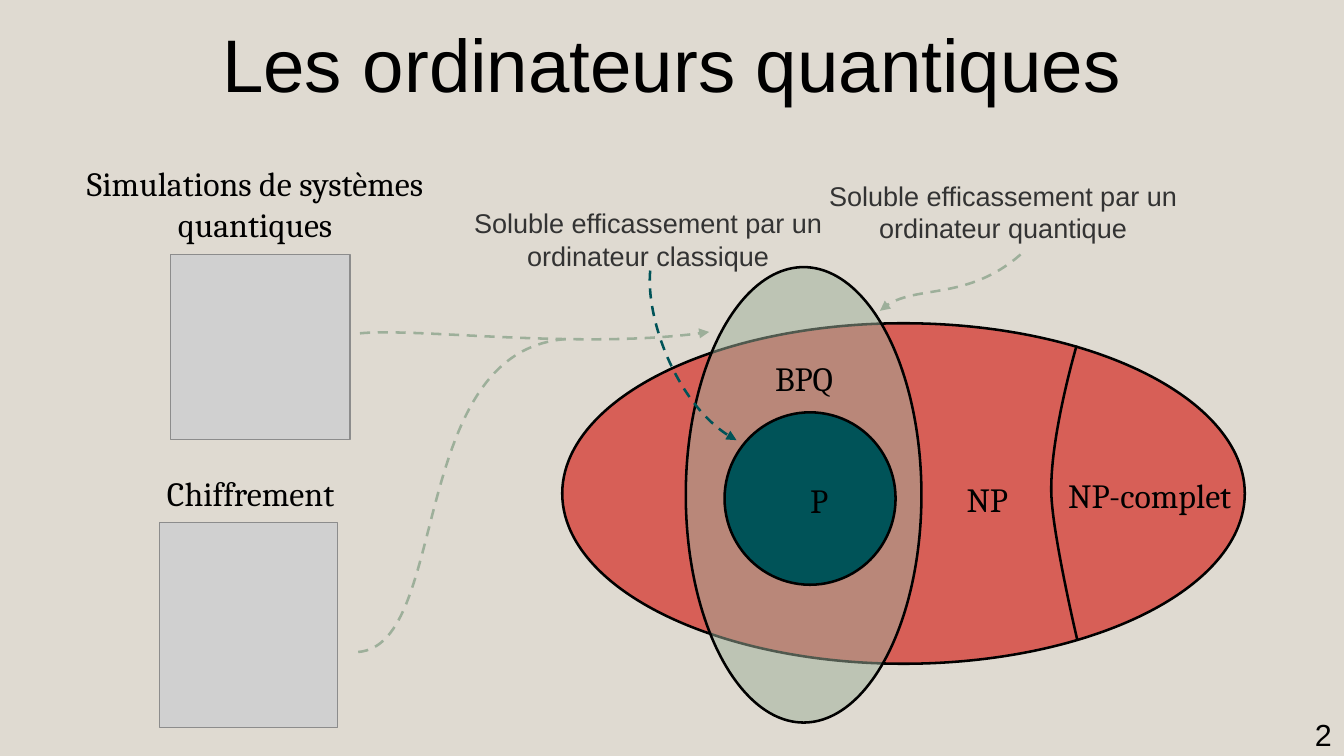
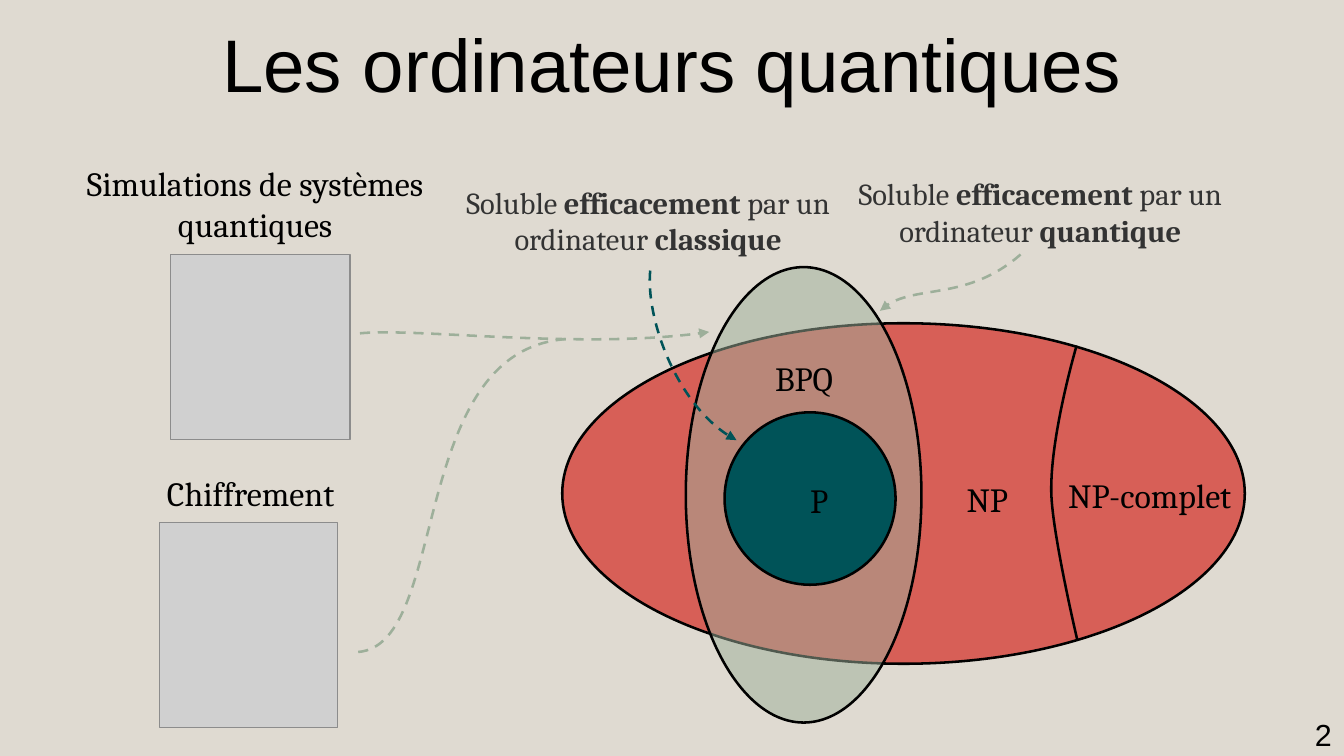
Before and after one commit to AmdaU/presentations, a slide deck: slide 2 of Seminaire/Seminaire.odp. Drawn at 1344x756 pixels with LibreOffice and Linux fonts; fonts in the diff are those of the drawing; grey boxes stand for pictures. Boxes give left, top, right and bottom in pixels: in the first picture for what was removed or moved away, otherwise in the second. Text is boxed around its words. In the diff, an @@ line names an element or a change of style, - is before the commit and + after.

```diff
--- a/Seminaire/Seminaire.odp
+++ b/Seminaire/Seminaire.odp
@@ title at box(466, 192, 830, 257): text changed; size 16 to 18 pt; font Arial to Cambria @@
-Soluble efficassement par un ordinateur classique
+Soluble efficacement par un ordinateur classique
@@ title at box(859, 183, 1222, 249): text changed; size 16 to 18 pt; font Arial to Cambria @@
-Soluble efficassement par un ordinateur quantique
+Soluble efficacement par un ordinateur quantique
```
Also in this commit, not shown: 20 other slides changed, 1 slide removed, 2 other files.
